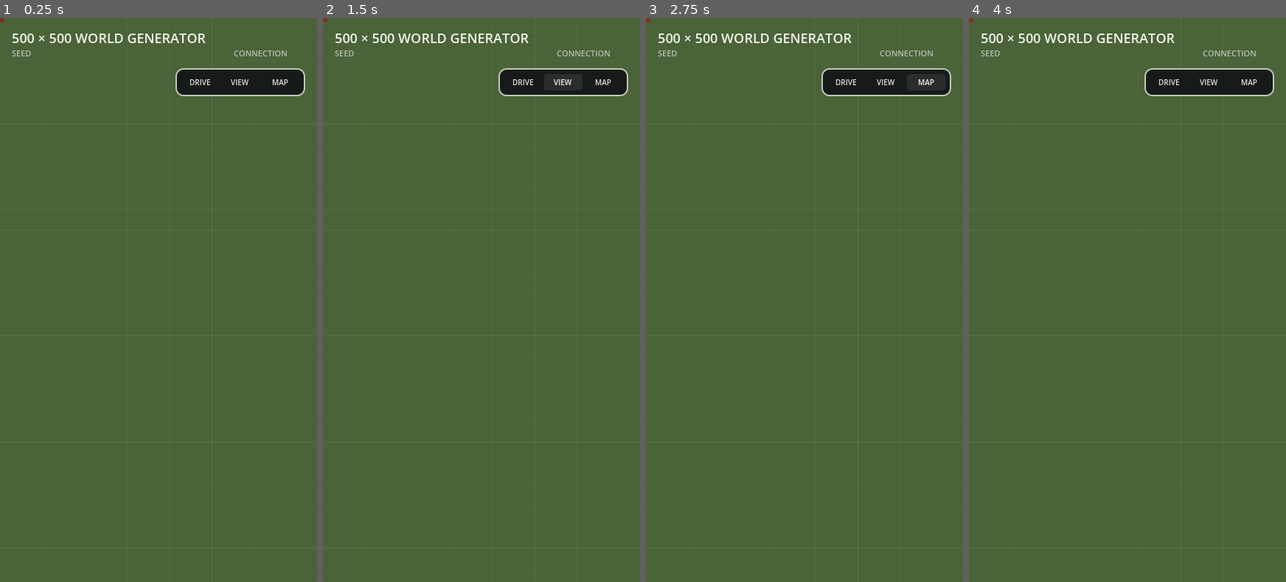
Above: before the commit, frames 1-4 (left to right).
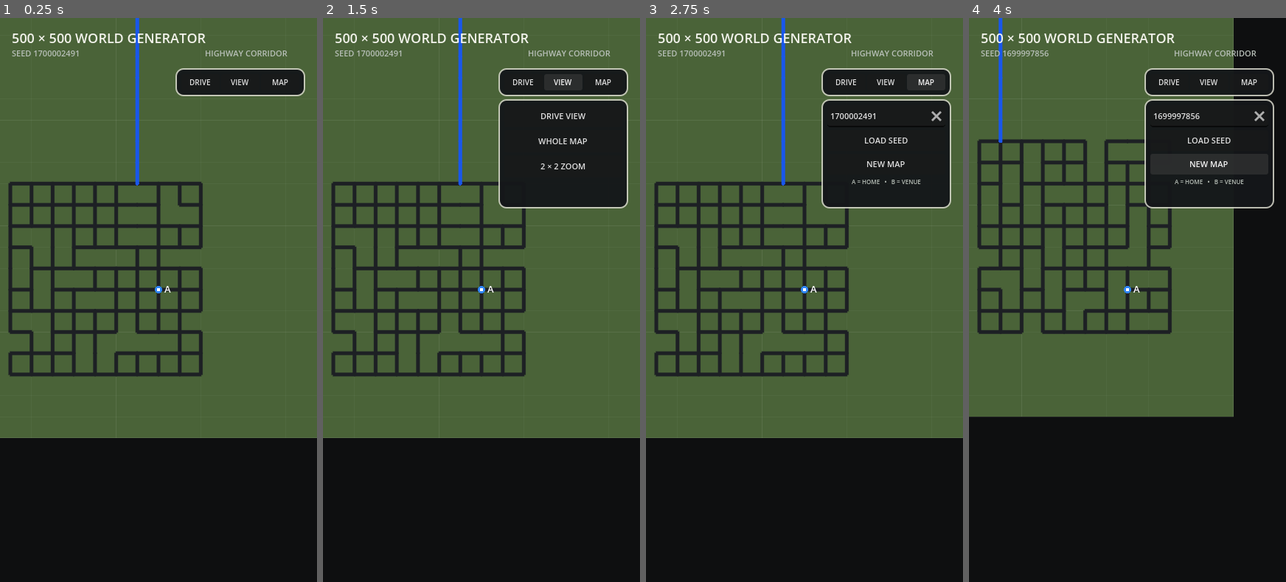
Above: after the commit, the same moments.

Repository: patrickcallahancomedy/comedian
Game: Godot game, scene res://scenes/drive/grid_world_prototype.tscn
Same seed, same stepped clock (60 frames per second), same inputs: the game is played once before the commit and once after it. This scene is started directly instead of the project's main scene.
Inputs (mouse positions are in pixels of both pictures, inside the frame that each line leads up to):
- Up to frame 1 (0.25 s): no input
- Up to frame 2 (1.5 s): click "DRIVE" at 0.5 s; click "VIEW" at 1.25 s
- Up to frame 3 (2.75 s): click "MAP" at 2 s
- Up to frame 4 (4 s): click (1209, 164) at 2.75 s, where only the run after the commit has a clickable "NEW MAP"; click (1209, 164) at 3.5 s, where only the run after the commit has a clickable "NEW MAP"

The runs differ from the first frame. In frame 1, 33% of the frame differs, in the area x 0-100%, y 0-100%; in frame 2, 41%; in frame 3, 41%; in frame 4, 53%.
Error before the commit: Invalid access to property or key 'pressed' on a base object of type 'null instance'. (res://scripts/drive/grid_world_map.gd:57)
Error after the commit: Invalid access to property or key 'pressed' on a base object of type 'null instance'. (res://scripts/drive/grid_world_debug_car.gd:30)

Commit message:
Toggle compact debug panels from tabs

Diff:
--- a/godot/scripts/drive/grid_world_map.gd
+++ b/godot/scripts/drive/grid_world_map.gd
@@ -42,18 +42,29 @@
 var drive_camera_world := Vector2.ZERO
 var drive_camera_rotation := 0.0
 var drive_camera_target_rotation := 0.0
+var open_debug_tab := -1
 
 @onready var seed_label: Label = $"../SeedLabel"
 @onready var mode_label: Label = $"../ModeLabel"
-@onready var seed_input: LineEdit = $"../DebugTabs/Tabs/MAP/SeedInput"
-@onready var load_seed_button: Button = $"../DebugTabs/Tabs/MAP/LoadSeedButton"
-@onready var new_map_button: Button = $"../DebugTabs/Tabs/MAP/NewMapButton"
-@onready var drive_view_button: Button = $"../DebugTabs/Tabs/VIEW/DriveViewButton"
-@onready var whole_map_button: Button = $"../DebugTabs/Tabs/VIEW/WholeMapButton"
-@onready var zoom_map_button: Button = $"../DebugTabs/Tabs/VIEW/ZoomMapButton"
+@onready var debug_panel: PanelContainer = $"../DebugPanel"
+@onready var drive_group: VBoxContainer = $"../DebugPanel/Content/DRIVE"
+@onready var view_group: VBoxContainer = $"../DebugPanel/Content/VIEW"
+@onready var map_group: VBoxContainer = $"../DebugPanel/Content/MAP"
+@onready var drive_tab_button: Button = $"../DebugBar/Tabs/DriveTabButton"
+@onready var view_tab_button: Button = $"../DebugBar/Tabs/ViewTabButton"
+@onready var map_tab_button: Button = $"../DebugBar/Tabs/MapTabButton"
+@onready var seed_input: LineEdit = $"../DebugPanel/Content/MAP/SeedInput"
+@onready var load_seed_button: Button = $"../DebugPanel/Content/MAP/LoadSeedButton"
+@onready var new_map_button: Button = $"../DebugPanel/Content/MAP/NewMapButton"
+@onready var drive_view_button: Button = $"../DebugPanel/Content/VIEW/DriveViewButton"
+@onready var whole_map_button: Button = $"../DebugPanel/Content/VIEW/WholeMapButton"
+@onready var zoom_map_button: Button = $"../DebugPanel/Content/VIEW/ZoomMapButton"
 
 
 func _ready() -> void:
+	drive_tab_button.pressed.connect(_toggle_drive_tab)
+	view_tab_button.pressed.connect(_toggle_view_tab)
+	map_tab_button.pressed.connect(_toggle_map_tab)
 	load_seed_button.pressed.connect(_load_seed)
 	seed_input.text_submitted.connect(_load_seed_from_text)
 	new_map_button.pressed.connect(_new_map)
@@ -63,6 +74,32 @@
 	resized.connect(_refresh_layout)
 	_generate()
 	call_deferred("_refresh_layout")
+
+
+
+func _toggle_drive_tab() -> void:
+	_toggle_debug_tab(0)
+
+
+func _toggle_view_tab() -> void:
+	_toggle_debug_tab(1)
+
+
+func _toggle_map_tab() -> void:
+	_toggle_debug_tab(2)
+
+
+func _toggle_debug_tab(tab_index: int) -> void:
+	if open_debug_tab == tab_index and debug_panel.visible:
+		debug_panel.visible = false
+		open_debug_tab = -1
+		return
+
+	open_debug_tab = tab_index
+	debug_panel.visible = true
+	drive_group.visible = tab_index == 0
+	view_group.visible = tab_index == 1
+	map_group.visible = tab_index == 2
 
 
 func _load_seed() -> void:
